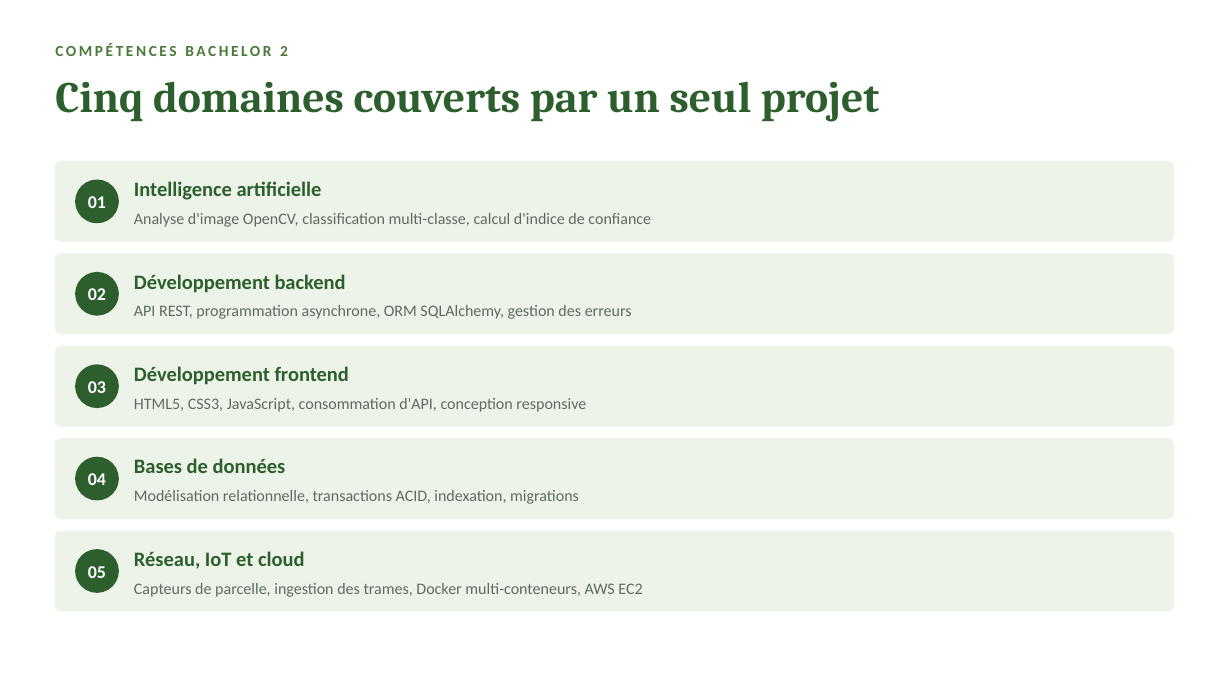
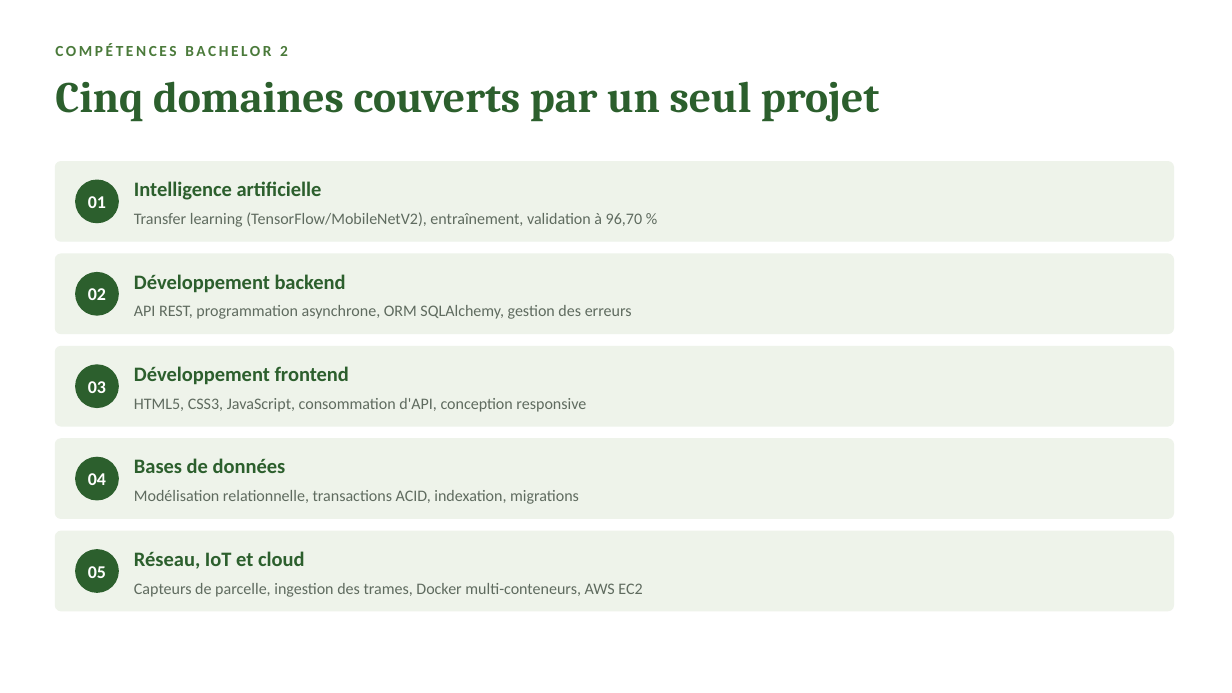
Before and after one commit to Antonito35/diagnositique-plante, a slide deck: slide 14 of SOUTENANCE.pptx. Drawn at 1232x693 pixels with LibreOffice and Linux fonts; fonts in the diff are those of the drawing. Boxes give left, top, right and bottom in pixels: in the first picture for what was removed or moved away, otherwise in the second. Text is boxed around its words. In the diff, an @@ line names an element or a change of style, - is before the commit and + after.

```diff
--- a/SOUTENANCE.pptx
+++ b/SOUTENANCE.pptx
@@ text at (134, 212, 642, 227): text changed @@
-Analyse d'image OpenCV, classification multi-classe, calcul d'indice de confiance
+Transfer learning (TensorFlow/MobileNetV2), entraînement, validation à 96,70 %
```
Also in this commit, not shown: 3 other slides changed, 9 other files.
